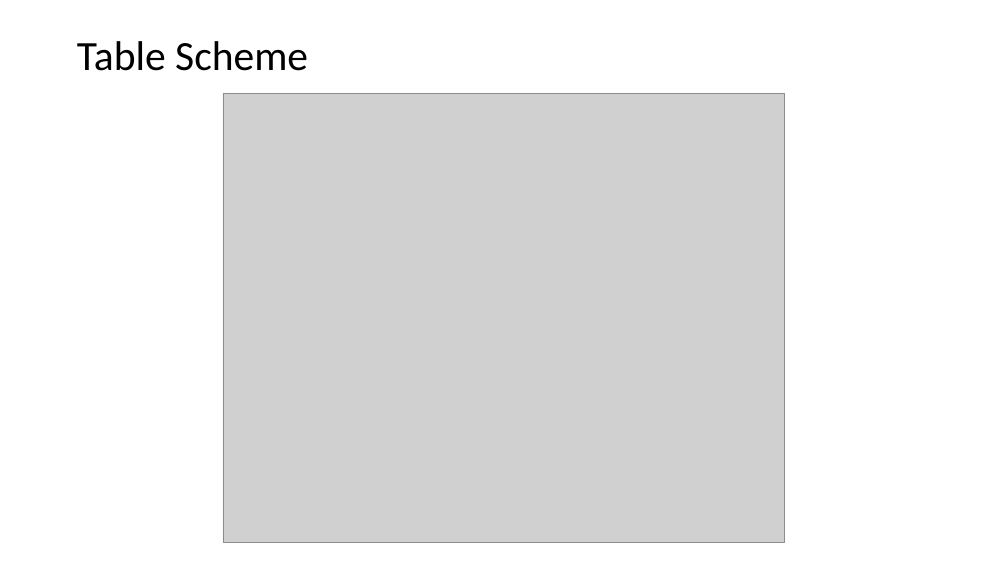
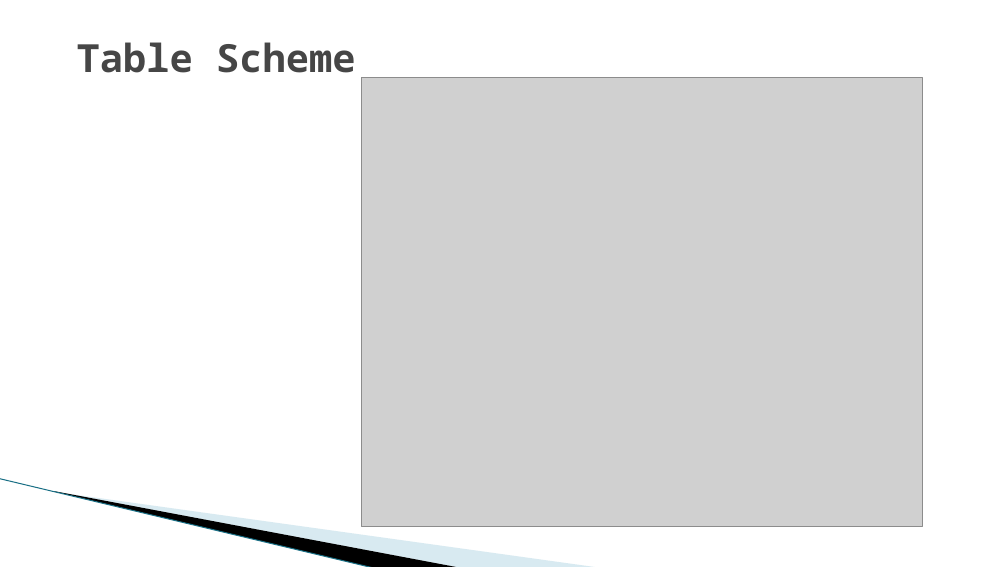
Before and after one commit to nieyan0723/YFTS, a slide deck: slide 4 of TableScheme/YahooFinance.pptx. Drawn at 1008x567 pixels with LibreOffice and Linux fonts; fonts in the diff are those of the drawing; grey boxes stand for pictures; background and template pictures are left out. Boxes give left, top, right and bottom in pixels: in the first picture for what was removed or moved away, otherwise in the second. Text is boxed around its words. In the diff, an @@ line names an element or a change of style, - is before the commit and + after.

```diff
--- a/TableScheme/YahooFinance.pptx
+++ b/TableScheme/YahooFinance.pptx
@@ title "Table Scheme" at (x1=77, y1=42, x2=356, y2=73): size 39.6 to 36.9 pt, font Calibri to Noto Sans Mono, text colour #000000 to #464646, bold on; line spacing 0.9 to 1 @@
@@ picture moved from (x1=223, y1=93, x2=784, y2=542) to (x1=361, y1=78, x2=923, y2=527) @@
@@ line added from (0, 479) to (374, 567), #97C5D8 0.95 pt @@
@@ freeform shape added at (x1=54, y1=491, x2=461, y2=567), fill #000000 @@
@@ freeform shape added at (x1=55, y1=492, x2=600, y2=567), fill #A0CBDC at 40% opacity @@
```
Also in this commit, not shown: 8 other slides changed.
